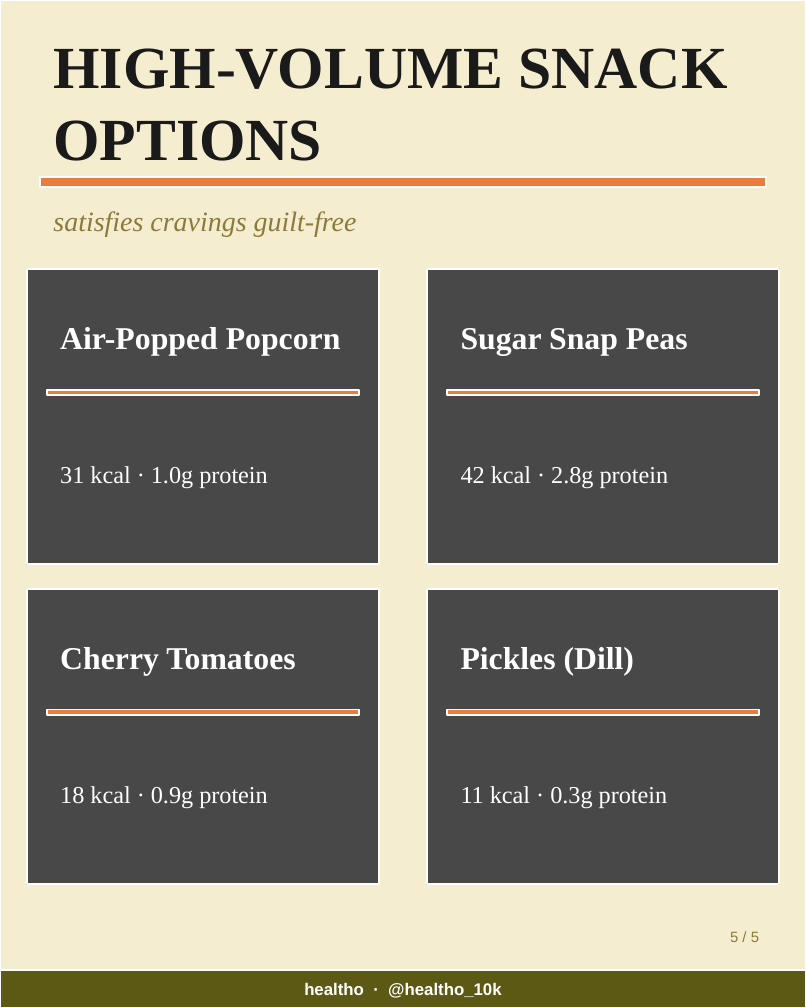
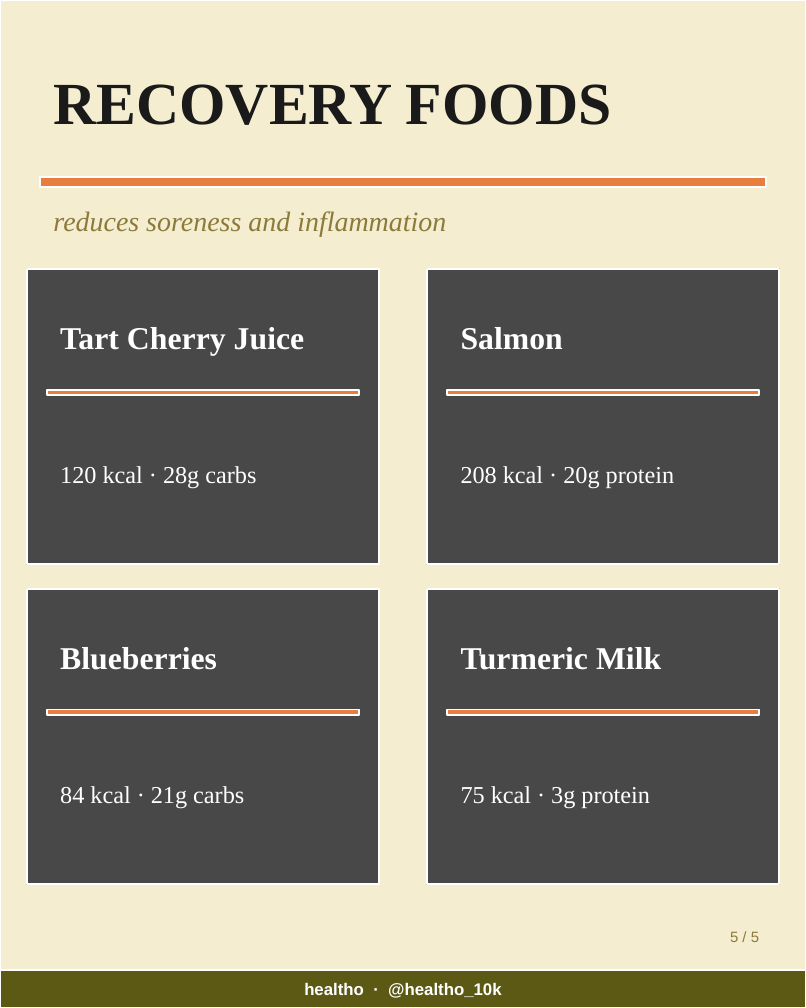
Before and after one commit to healtho-app/healtho, a slide deck: slide 5 of automation/output/latest-carousel.pptx. Drawn at 806x1008 pixels with LibreOffice and Linux fonts; fonts in the diff are those of the drawing; grey boxes stand for pictures. Boxes give left, top, right and bottom in pixels: in the first picture for what was removed or moved away, otherwise in the second. Text is boxed around its words. In the diff, an @@ line names an element or a change of style, - is before the commit and + after.

```diff
--- a/automation/output/latest-carousel.pptx
+++ b/automation/output/latest-carousel.pptx
@@ text at box(53, 84, 612, 125): text changed @@
-HIGH-VOLUME SNACK OPTIONS
+RECOVERY FOODS
@@ text at box(53, 211, 446, 237): text changed @@
-satisfies cravings guilt-free
+reduces soreness and inflammation
@@ text at box(60, 327, 305, 355): text changed @@
-Air-Popped Popcorn
+Tart Cherry Juice
@@ text at box(461, 327, 563, 350): text changed @@
-Sugar Snap Peas
+Salmon
@@ text at box(60, 466, 256, 489): text changed @@
-31 kcal · 1.0g protein
+120 kcal · 28g carbs
@@ text at box(461, 466, 675, 489): text changed @@
-42 kcal · 2.8g protein
+208 kcal · 20g protein
@@ text at box(60, 647, 217, 670): text changed @@
-Cherry Tomatoes
+Blueberries
@@ text at box(461, 647, 661, 670): text changed @@
-Pickles (Dill)
+Turmeric Milk
@@ text at box(60, 786, 244, 809): text changed @@
-18 kcal · 0.9g protein
+84 kcal · 21g carbs
@@ text at box(461, 786, 650, 809): text changed @@
-11 kcal · 0.3g protein
+75 kcal · 3g protein
```
Also in this commit, not shown: 4 other slides changed, 5 other files.
